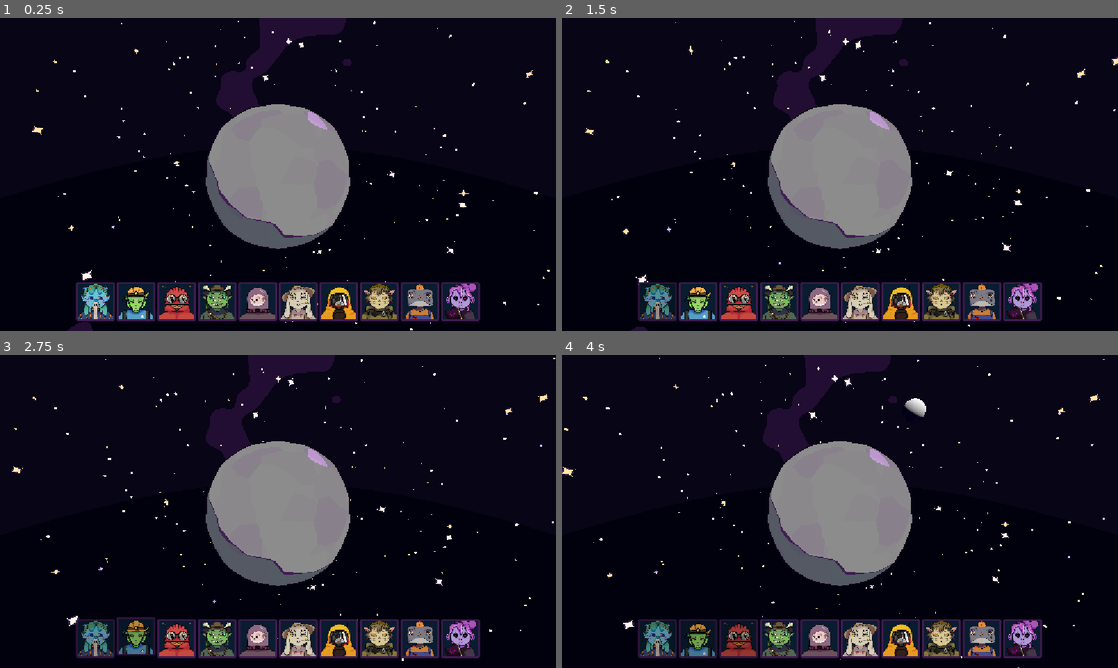
Above: before the commit, frames 1-4 (two rows, left to right).
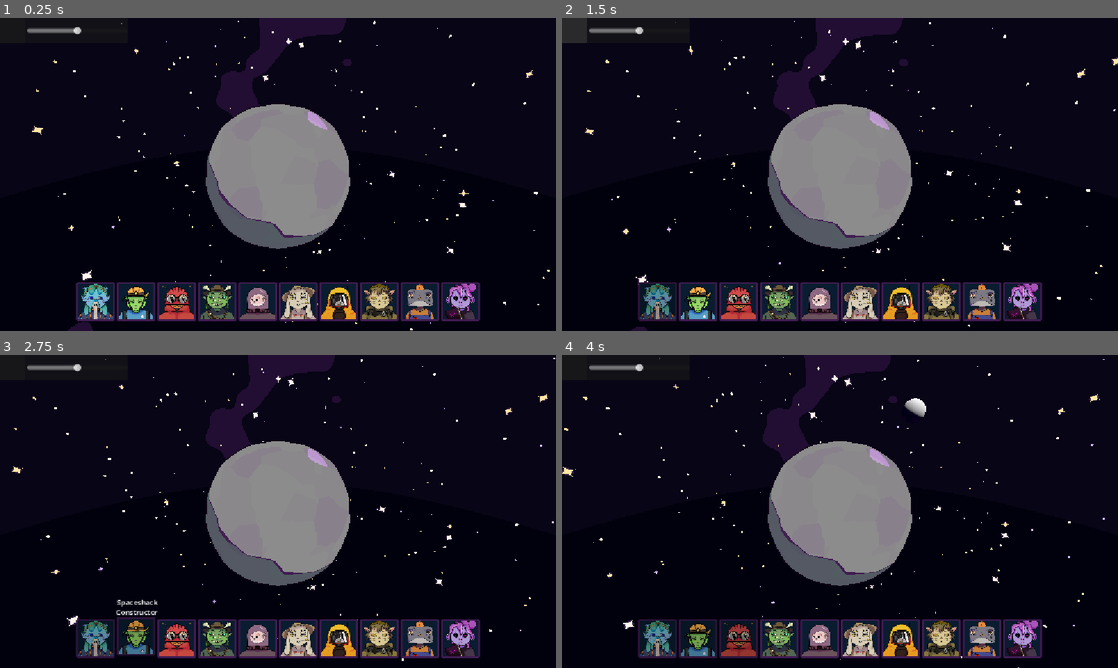
Above: after the commit, the same moments.

Repository: thepunkoff/alienshift
Game: Godot game, scene res://scenes/game.tscn
Same seed, same stepped clock (60 frames per second), same inputs: the game is played once before the commit and once after it.
Inputs (mouse positions are in pixels of both pictures, inside the frame that each line leads up to):
- Up to frame 1 (0.25 s): no input
- Up to frame 2 (1.5 s): click "1" at 0.5 s; click (573, 30) at 1.27 s
- Up to frame 3 (2.75 s): click "1" at 2 s
- Up to frame 4 (4 s): click "1" at 2.75 s; tap Enter at 3.5 s; move the mouse to (962, 495) at 3.52 s; click (962, 495) at 3.67 s; tap Space at 3.77 s

The runs differ from the first frame. In frame 1, 0.2% of the frame differs, in the area x 4-22%, y 1-6%; in frame 2, 0.5%, in the area x 0-21%, y 0-8%; in frame 3, 0.3%; in frame 4, 0.2%.
Error after the commit: Parse Error: Preload file "uid://dwol28fowafaw" does not exist. (res://scripts/ui/volume_control.gd:6)

Commit message:
[add] подписи к кнопкам, звуки и музыка

Diff:
--- /dev/null
+++ b/assets/music/icon-mute.svg
@@ -0,0 +1,28 @@
+<?xml version="1.0" standalone="no"?>
+<!DOCTYPE svg PUBLIC "-//W3C//DTD SVG 20010904//EN"
+ "http://www.w3.org/TR/2001/REC-SVG-20010904/DTD/svg10.dtd">
+<svg version="1.0" xmlns="http://www.w3.org/2000/svg"
+ width="512.000000pt" height="512.000000pt" viewBox="0 0 512.000000 512.000000"
+ preserveAspectRatio="xMidYMid meet">
+
+<g transform="translate(0.000000,512.000000) scale(0.100000,-0.100000)"
+fill="#ffffff" stroke="none">
+<path d="M3330 4884 c-98 -42 -145 -148 -114 -254 15 -52 33 -72 277 -318
+l261 -262 -266 -268 c-245 -247 -266 -271 -277 -315 -29 -120 45 -237 167
+-262 18 -4 56 -1 85 5 50 12 63 24 319 278 l268 266 257 -256 c142 -141 272
+-263 289 -272 47 -23 104 -29 152 -16 51 13 119 72 139 117 19 48 17 137 -6
+181 -11 20 -132 149 -270 287 -138 137 -251 254 -251 260 0 6 113 123 251 260
+138 138 259 267 270 287 35 69 20 178 -34 237 -54 59 -173 79 -245 42 -20 -11
+-152 -135 -292 -275 l-255 -256 -260 260 c-170 169 -273 264 -297 275 -47 19
+-122 19 -168 -1z"/>
+<path d="M753 3718 c-301 -302 -289 -285 -364 -505 -81 -240 -114 -443 -113
+-713 0 -355 66 -650 215 -959 111 -232 249 -429 422 -604 449 -453 1032 -685
+1672 -664 357 12 683 101 1000 273 237 130 335 210 383 312 22 47 26 71 26
+137 0 155 -58 227 -361 455 -214 161 -452 351 -453 362 0 5 20 36 45 69 107
+146 173 333 182 519 9 190 -32 366 -124 530 -56 98 -210 262 -308 325 -330
+214 -765 203 -1088 -29 l-75 -53 -80 96 c-100 120 -203 251 -317 406 -147 199
+-258 296 -357 311 -32 5 -41 -3 -305 -268z m1874 -761 c242 -84 393 -333 355
+-584 -8 -53 -25 -104 -51 -158 -69 -140 -46 -146 -285 82 -113 109 -283 279
+-378 377 l-171 180 34 28 c122 102 329 134 496 75z"/>
+</g>
+</svg>
--- /dev/null
+++ b/assets/music/icon-speaker.svg
@@ -0,0 +1,28 @@
+<?xml version="1.0" standalone="no"?>
+<!DOCTYPE svg PUBLIC "-//W3C//DTD SVG 20010904//EN"
+ "http://www.w3.org/TR/2001/REC-SVG-20010904/DTD/svg10.dtd">
+<svg version="1.0" xmlns="http://www.w3.org/2000/svg"
+ width="512.000000pt" height="512.000000pt" viewBox="0 0 512.000000 512.000000"
+ preserveAspectRatio="xMidYMid meet">
+
+<g transform="translate(0.000000,512.000000) scale(0.100000,-0.100000)"
+fill="#ffffff" stroke="none">
+<path d="M3235 4887 c-116 -54 -160 -209 -87 -312 41 -58 91 -81 215 -100 511
+-76 901 -399 1057 -874 16 -48 38 -145 50 -216 25 -149 32 -170 68 -208 79
+-83 219 -90 300 -14 64 59 76 142 46 318 -120 701 -641 1242 -1340 1389 -132
+28 -269 35 -309 17z"/>
+<path d="M3136 4148 c-51 -14 -121 -84 -135 -134 -36 -130 28 -232 172 -275
+160 -48 279 -119 380 -228 78 -85 130 -177 172 -305 43 -131 60 -157 127 -190
+120 -60 259 -3 297 123 16 55 14 76 -15 176 -115 401 -441 721 -838 824 -88
+23 -103 24 -160 9z"/>
+<path d="M753 3718 c-301 -302 -289 -285 -364 -505 -81 -240 -114 -443 -113
+-713 0 -355 66 -650 215 -959 111 -232 249 -429 422 -604 449 -453 1032 -685
+1672 -664 357 12 683 101 1000 273 237 130 335 210 383 312 22 47 26 71 26
+137 0 155 -58 227 -361 455 -214 161 -452 351 -453 362 0 5 20 36 45 69 107
+146 173 333 182 519 9 190 -32 365 -124 530 -56 98 -209 261 -308 325 -329
+214 -765 203 -1088 -29 l-75 -53 -80 96 c-100 120 -203 251 -317 406 -147 199
+-258 296 -357 311 -32 5 -41 -3 -305 -268z m1874 -761 c242 -84 393 -333 355
+-584 -8 -53 -25 -104 -51 -158 -69 -140 -46 -146 -285 82 -113 109 -283 279
+-378 377 l-171 180 34 28 c122 102 329 134 496 75z"/>
+</g>
+</svg>
--- /dev/null
+++ b/default_bus_layout.tres
@@ -0,0 +1,3 @@
+[gd_resource type="AudioBusLayout" format=3 uid="uid://dbirded1emju"]
+
+[resource]
--- a/project.godot
+++ b/project.godot
@@ -16,6 +16,14 @@
 boot_splash/bg_color=Color(0.075, 0.055, 0.13, 1)
 config/icon="res://icon.svg"
 
+[audio]
+
+buses/default_bus_layout="uid://dbirded1emju"
+
+[autoload]
+
+SFX="*uid://drvqjts0o4tu7"
+
 [display]
 
 window/size/resizable=false
--- /dev/null
+++ b/scenes/comics/comics_panel.tscn
@@ -0,0 +1,26 @@
+[gd_scene format=3 uid="uid://bfd6rac1nuuot"]
+
+[node name="ComicsPanel" type="Control" unique_id=1628405106]
+layout_mode = 3
+anchor_right = 1.0
+anchor_bottom = 1.0
+grow_horizontal = 2
+grow_vertical = 2
+mouse_filter = 2
+
+[node name="Image" type="TextureRect" parent="." unique_id=530508484]
+layout_mode = 0
+offset_right = 40.0
+offset_bottom = 40.0
+mouse_filter = 2
+expand_mode = 1
+stretch_mode = 5
+
+[node name="Text" type="RichTextLabel" parent="." unique_id=1908368827]
+layout_mode = 0
+offset_right = 40.0
+offset_bottom = 40.0
+mouse_filter = 2
+bbcode_enabled = true
+fit_content = true
+scroll_active = false
--- a/scenes/game.tscn
+++ b/scenes/game.tscn
@@ -23,10 +23,12 @@
 [ext_resource type="Script" uid="uid://bylh6btymf47a" path="res://scripts/entities/summon.gd" id="14_sgl2t"]
 [ext_resource type="Texture2D" uid="uid://50oiqeuqhnuu" path="res://graphics/life.png" id="15_bt5mj"]
 [ext_resource type="Texture2D" uid="uid://o4er2ewa2tnu" path="res://graphics/puryfying.png" id="16_e1j6l"]
+[ext_resource type="Script" uid="uid://b23wpky5oykdx" path="res://scripts/ui/volume_control.gd" id="16_suyxu"]
 [ext_resource type="Texture2D" uid="uid://v726864vo1lh" path="res://graphics/pvo.png" id="17_pl11u"]
 [ext_resource type="Texture2D" uid="uid://b0fiayaotjtij" path="res://graphics/relief.png" id="18_bhx41"]
 [ext_resource type="FontFile" uid="uid://b5g7e7xq8d4wn" path="res://fonts/Oxanium-VariableFont_wght.ttf" id="19_264po"]
 [ext_resource type="Texture2D" uid="uid://t0lctbvoqgnn" path="res://graphics/summon.png" id="19_qnb83"]
+[ext_resource type="AudioStream" uid="uid://doklk1r2mhc48" path="res://assets/music/main_theme.mp3" id="28_sww3w"]
 
 [sub_resource type="ArrayMesh" id="ArrayMesh_gee14"]
 resource_name = "planet_Cube_001"
@@ -172,7 +174,7 @@
 [node name="planet2" parent="." unique_id=338713869 instance=ExtResource("2_p57ef")]
 transform = Transform3D(1.835, 0, 0, 0, 1.835, 0, 0, 0, 1.835, 0, 0, 0)
 
-[node name="planet" parent="planet2" index="0" unique_id=346555450]
+[node name="planet" parent="planet2" index="0" unique_id=439737907]
 mesh = SubResource("ArrayMesh_gee14")
 script = ExtResource("9_terrain")
 terrain_enabled = false
@@ -249,6 +251,27 @@
 
 [node name="CanvasLayer" type="CanvasLayer" parent="." unique_id=1469947885]
 
+[node name="SoundPanel" type="PanelContainer" parent="CanvasLayer" unique_id=1582678440]
+offset_right = 160.0
+offset_bottom = 20.0
+scale = Vector2(1.041866, 1.041866)
+script = ExtResource("16_suyxu")
+
+[node name="HBoxContainer" type="HBoxContainer" parent="CanvasLayer/SoundPanel" unique_id=1646823636]
+layout_mode = 2
+alignment = 1
+
+[node name="MuteButton" type="Button" parent="CanvasLayer/SoundPanel/HBoxContainer" unique_id=1311065724]
+custom_minimum_size = Vector2(50, 50)
+layout_mode = 2
+expand_icon = true
+
+[node name="VolumeSlider" type="HSlider" parent="CanvasLayer/SoundPanel/HBoxContainer" unique_id=632213873]
+custom_minimum_size = Vector2(200, 50)
+layout_mode = 2
+value = 50.0
+ticks_position = 3
+
 [node name="HBoxContainer" type="HBoxContainer" parent="CanvasLayer" unique_id=1874052168]
 anchors_preset = 7
 anchor_left = 0.5
@@ -264,42 +287,53 @@
 
 [node name="Climate" parent="CanvasLayer/HBoxContainer" unique_id=1723808063 instance=ExtResource("9_0tnpc")]
 layout_mode = 2
+tip_text = "Nubes Gemiurg"
 texture = ExtResource("10_vtaks")
 
 [node name="Construction" parent="CanvasLayer/HBoxContainer" unique_id=1536897161 instance=ExtResource("9_0tnpc")]
 layout_mode = 2
+tooltip_text = "udsfasd"
+tip_text = "Spaceshack Constructor"
 texture = ExtResource("11_264po")
 
 [node name="Core" parent="CanvasLayer/HBoxContainer" unique_id=1664569202 instance=ExtResource("9_0tnpc")]
 layout_mode = 2
+tip_text = "Kernel Charger"
 texture = ExtResource("12_1kice")
 
 [node name="Crystal" parent="CanvasLayer/HBoxContainer" unique_id=2033335254 instance=ExtResource("9_0tnpc")]
 layout_mode = 2
+tip_text = "Geoalchemist"
 texture = ExtResource("13_5newe")
 
 [node name="Enrichment" parent="CanvasLayer/HBoxContainer" unique_id=1492331858 instance=ExtResource("9_0tnpc")]
 layout_mode = 2
+tip_text = "Spooma Enricher"
 texture = ExtResource("14_37s47")
 
 [node name="Life" parent="CanvasLayer/HBoxContainer" unique_id=189140017 instance=ExtResource("9_0tnpc")]
 layout_mode = 2
+tip_text = " Fertility Terravaccinator"
 texture = ExtResource("15_bt5mj")
 
 [node name="Purifying" parent="CanvasLayer/HBoxContainer" unique_id=460608123 instance=ExtResource("9_0tnpc")]
 layout_mode = 2
+tip_text = "Irradiator"
 texture = ExtResource("16_e1j6l")
 
 [node name="Pvo" parent="CanvasLayer/HBoxContainer" unique_id=922752817 instance=ExtResource("9_0tnpc")]
 layout_mode = 2
+tip_text = "Gauss cannon operator"
 texture = ExtResource("17_pl11u")
 
 [node name="Relief" parent="CanvasLayer/HBoxContainer" unique_id=2032888911 instance=ExtResource("9_0tnpc")]
 layout_mode = 2
+tip_text = "Nuclear Landscaper"
 texture = ExtResource("18_bhx41")
 
 [node name="Summon" parent="CanvasLayer/HBoxContainer" unique_id=606658212 instance=ExtResource("9_0tnpc")]
 layout_mode = 2
+tip_text = "Chtonic Summoner"
 texture = ExtResource("19_qnb83")
 
 [node name="GameOverLabel" type="Label" parent="CanvasLayer" unique_id=435123468]
@@ -337,4 +371,8 @@
 theme = SubResource("Theme_1kice")
 text = "Try again?"
 
+[node name="BackgroundMusic" type="AudioStreamPlayer" parent="." unique_id=1649134837]
+stream = ExtResource("28_sww3w")
+autoplay = true
+
 [editable path="planet2"]
--- a/scenes/ui/entity_button.tscn
+++ b/scenes/ui/entity_button.tscn
@@ -22,6 +22,7 @@
 offset_right = 80.0
 offset_bottom = 80.0
 script = ExtResource("1_0rud4")
+tip_text = null
 
 [node name="Panel" type="Panel" parent="." unique_id=896072224]
 layout_mode = 1
@@ -68,6 +69,7 @@
 stretch_mode = 5
 
 [node name="Order" type="Label" parent="Panel/MarginContainer/Button" unique_id=662769181]
+self_modulate = Color(1, 1, 1, 0)
 layout_mode = 1
 anchors_preset = 15
 anchor_right = 1.0
@@ -98,10 +100,20 @@
 horizontal_alignment = 1
 vertical_alignment = 1
 
-[node name="Label" type="Label" parent="." unique_id=1682044168]
-visible = false
+[node name="Tip" type="Label" parent="." unique_id=1682044168]
 layout_mode = 1
-offset_right = 41.0
-offset_bottom = 9.0
-theme_override_font_sizes/font_size = 6
-text = "Climatologists"
+anchors_preset = 15
+anchor_right = 1.0
+anchor_bottom = 1.0
+offset_left = -8.0
+offset_top = -59.0
+offset_right = 12.0
+offset_bottom = -67.0
+grow_horizontal = 2
+grow_vertical = 2
+scale = Vector2(1, 0.8206361)
+theme_override_font_sizes/font_size = 15
+text = "Climatologists gfgdsfhdfh gfdagd"
+horizontal_alignment = 1
+vertical_alignment = 2
+autowrap_mode = 2
--- a/scripts/entities/climate.gd
+++ b/scripts/entities/climate.gd
@@ -29,6 +29,7 @@
 
 func install_domes() -> void:
 	print("Корабли прилетают и устанавливают купола")
+	SFX.play("hit")
 	pass
 
 func form_atmosphere() -> void:
--- /dev/null
+++ b/scripts/sfx.gd
@@ -0,0 +1,14 @@
+extends Node
+
+const SOUNDS := {
+	"hit": preload("res://assets/music/sfx/sound-hitting-metal.wav")
+}
+
+func play(sound_name: StringName) -> void:
+	var stream: AudioStream = SOUNDS.get(sound_name)
+
+	var player := AudioStreamPlayer.new()
+	player.stream = stream
+	player.finished.connect(player.queue_free)
+	add_child(player)
+	player.play()
--- a/scripts/ui/entity_button.gd
+++ b/scripts/ui/entity_button.gd
@@ -4,12 +4,14 @@
 
 signal pressed
 
+@export var tip_text: String = ""
+
 @onready var texture_rect: TextureRect = $Panel/MarginContainer/Button/TextureRect
 @onready var button: Button = $Panel/MarginContainer/Button
 @onready var panel: Panel = $Panel
 @onready var score_label: Label = $Panel/Score
 @onready var order_label: Label = $Panel/MarginContainer/Button/Order
-
+@onready var tip_label: Label = $Tip
 @onready var initial_button_pos_y: float = position.y
 
 var hover_tween: Tween
@@ -59,6 +61,8 @@
 	button.pressed.connect(pressed.emit)
 	mouse_entered.connect(_on_mouse_entered)
 	mouse_exited.connect(_on_mouse_exited)
+	tip_label.hide()
+	tip_label.text = tip_text
 
 
 func _on_mouse_entered():
@@ -67,6 +71,7 @@
 	hover_tween = create_tween()
 	var pos_y: float = position.y
 	hover_tween.tween_property(self, "position:y", pos_y - 5, 0.1)
+	tip_label.show()
 
 
 func _on_mouse_exited():
@@ -74,3 +79,4 @@
 		hover_tween.kill()
 	hover_tween = create_tween()
 	hover_tween.tween_property(self, "position:y", initial_button_pos_y, 0.1)
+	tip_label.hide()
--- /dev/null
+++ b/scripts/ui/volume_control.gd
@@ -0,0 +1,42 @@
+extends PanelContainer
+
+@onready var volume_slider: HSlider = $HBoxContainer/VolumeSlider
+@onready var mute_button: Button = $HBoxContainer/MuteButton
+
+const ICON_MUTE = preload("uid://dwol28fowafaw")
+const ICON_SPEAKER = preload("uid://bklc7afb3rab1")
+const MASTER_BUS_NAME := "Master"
+const DEFAULT_VOLUME := 70.0
+const MAX_VOLUME := 100.0
+
+var muted := false
+
+
+func _ready() -> void:
+	volume_slider.value = DEFAULT_VOLUME
+
+	mute_button.icon = ICON_SPEAKER
+	mute_button.pressed.connect(_toggle_mute)
+	volume_slider.value_changed.connect(_change_volume)
+
+	_change_volume(volume_slider.value)
+
+
+func _change_volume(value: float) -> void:
+	var bus_index := AudioServer.get_bus_index(MASTER_BUS_NAME)
+
+	_set_muted(value == 0.0)
+
+	if value > 0.0:
+		AudioServer.set_bus_volume_db(bus_index, linear_to_db(value / MAX_VOLUME))
+
+func _toggle_mute() -> void:
+	if is_zero_approx(volume_slider.value) && muted == true:
+		return
+	_set_muted(not muted)
+
+func _set_muted(value: bool) -> void:
+	muted = value
+	var bus_index := AudioServer.get_bus_index(MASTER_BUS_NAME)
+	AudioServer.set_bus_mute(bus_index, muted)
+	mute_button.icon = ICON_MUTE if muted else ICON_SPEAKER
Not shown, added: assets/music/icon-mute.svg.import
Not shown, added: assets/music/icon-speaker.svg.import
Not shown, added: assets/music/main_theme.mp3.import
Not shown, added: assets/music/sfx/sound-hitting-metal.wav.import
Not shown, added: scripts/sfx.gd.uid
Not shown, added: scripts/ui/volume_control.gd.uid
Not shown, added: assets/music/main_theme.mp3
Not shown, added: assets/music/sfx/sound-hitting-metal.wav
